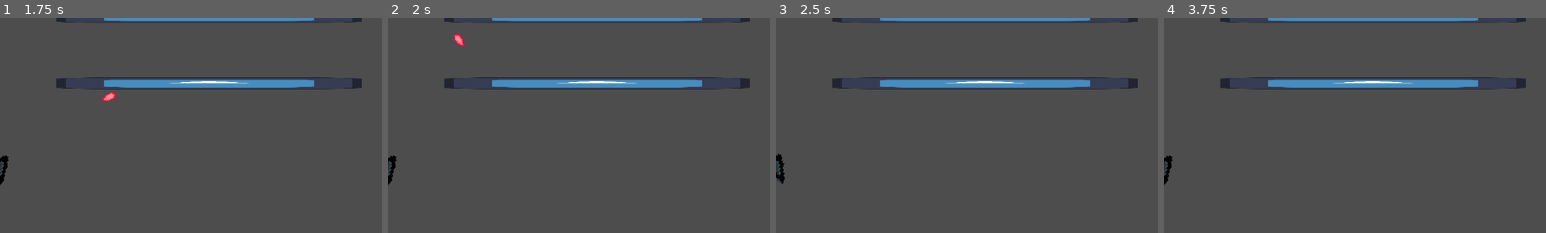
Above: before the commit, frames 1-4 (left to right).
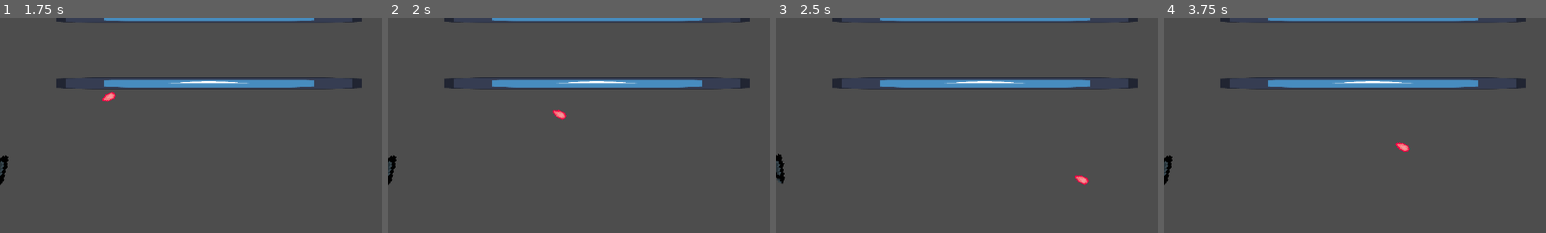
Above: after the commit, the same moments.

Repository: aenton89/deckship
Game: Godot game, scene res://scenes/system/main.tscn
Two runs of this game, one before a commit and one after it. Both use one fixed random seed, a clock stepped at 60 frames per second and the inputs below. The engine's default icon, where the game draws it, is replaced by a stand-in: a white triangle on a blue panel in a dark square.
Inputs (mouse positions are % of the whole screen's width and height, from its top left):
- Up to frame 1 (1.75 s): tap Enter at 0.5 s; right-click (50, 50) at 0.6 s; click (50, 50) at 0.8 s; tap Space at 1.25 s; move the mouse to (80, 65) at 1.27 s; click (80, 65) at 1.35 s; right-click (80, 65) at 1.55 s
- Up to frame 2 (2 s): no input
- Up to frame 3 (2.5 s): move the mouse to (20, 35) at 2.02 s; right-click (20, 35) at 2.1 s; click (20, 35) at 2.3 s
- Up to frame 4 (3.75 s): move the mouse to (55, 50) at 2.77 s; click (55, 50) at 2.85 s; right-click (55, 50) at 3.05 s; move the mouse to (35, 25) at 3.52 s; tap 1 at 3.6 s
The pictures show only the part of the screen within x 50-100%, y 16-66%; the shares and areas given below are measured in that part.

Frame 1 is identical in both runs. In frame 2, 0.2% of the frame differs, in the area x 17-47%, y 7-48%; in frame 3, 0.1%; in frame 4, 0.1%.

Commit message:
some little fixes n

Diff:
--- a/project.godot
+++ b/project.godot
@@ -28,6 +28,7 @@
 
 folder_colors={
 "res://assets/": "yellow",
+"res://resources/": "red",
 "res://scenes/": "green",
 "res://scritps/": "blue"
 }
--- /dev/null
+++ b/resources/player/default_player_stats.tres
@@ -0,0 +1,14 @@
+[gd_resource type="Resource" script_class="PlayerStats" load_steps=2 format=3 uid="uid://bbcd71wuwii2l"]
+
+[ext_resource type="Script" uid="uid://dik6mv11yekoq" path="res://resources/player/player_stats.gd" id="1_ps2q2"]
+
+[resource]
+script = ExtResource("1_ps2q2")
+crit_chance = 0.1
+crit_amount = 1.2
+bounce_amount = 6
+dmg = 10.0
+bullet_speed = 500.0
+shooting_angle = 0.785398
+rotate_speed = 5.0
+metadata/_custom_type_script = "uid://dik6mv11yekoq"
--- /dev/null
+++ b/resources/player/player_stats.gd
@@ -0,0 +1,15 @@
+extends Resource
+class_name PlayerStats
+
+
+
+@export_category("Crits")
+@export var crit_chance: float = 0.1
+@export var crit_amount: float = 1.2
+@export_category("Shooting")
+@export var bounce_amount: int = 1
+@export var dmg: float = 10.0
+@export var bullet_speed: float = 500.0
+@export_category("Ship Details")
+@export var shooting_angle: float = PI/4
+@export var rotate_speed: float = 5.0
--- a/scenes/player/bullet.tscn
+++ b/scenes/player/bullet.tscn
@@ -7,7 +7,11 @@
 size = Vector2(40, 80)
 
 [node name="Bullet" type="Area2D"]
+input_pickable = false
+linear_damp = 0.0
+angular_damp = 0.0
 script = ExtResource("1_j5eos")
+metadata/_custom_type_script = "uid://bsmir6wtcci8"
 
 [node name="Sprite" type="Sprite2D" parent="."]
 texture_filter = 1
@@ -23,5 +27,4 @@
 [node name="Life Time" type="Timer" parent="."]
 unique_name_in_owner = true
 
-[connection signal="body_entered" from="." to="." method="_on_body_entered"]
 [connection signal="timeout" from="Life Time" to="." method="_on_life_timer_timeout"]
--- a/scenes/player/player.tscn
+++ b/scenes/player/player.tscn
@@ -1,6 +1,7 @@
-[gd_scene load_steps=6 format=3 uid="uid://2bbk1qjegcs4"]
+[gd_scene load_steps=7 format=3 uid="uid://2bbk1qjegcs4"]
 
 [ext_resource type="Script" uid="uid://dvyehard432xd" path="res://scritps/player/player.gd" id="1_g2els"]
+[ext_resource type="Resource" uid="uid://bbcd71wuwii2l" path="res://resources/player/default_player_stats.tres" id="2_75vfm"]
 [ext_resource type="Texture2D" uid="uid://dlp4yjuopowty" path="res://assets/ship.png" id="2_g2els"]
 [ext_resource type="Script" uid="uid://hq1bo2dtf216" path="res://scritps/components/components.gd" id="3_lvxji"]
 [ext_resource type="Script" uid="uid://c72xg0cl1g6l2" path="res://scritps/components/hp_component.gd" id="3_qhqgy"]
@@ -9,6 +10,7 @@
 [node name="Player" type="RigidBody2D" node_paths=PackedStringArray("shooting_marker", "hp_component", "UI") groups=["destructable", "player"]]
 input_pickable = true
 script = ExtResource("1_g2els")
+stats = ExtResource("2_75vfm")
 shooting_marker = NodePath("Shooting Marker")
 hp_component = NodePath("Components/HP Component")
 UI = NodePath("User Interface")
--- a/scenes/system/main.tscn
+++ b/scenes/system/main.tscn
@@ -8,18 +8,115 @@
 [sub_resource type="RectangleShape2D" id="RectangleShape2D_628vv"]
 size = Vector2(512, 19)
 
-[node name="Main Scene" type="Node2D" node_paths=PackedStringArray("multiplayer_ui")]
+[sub_resource type="LabelSettings" id="LabelSettings_5m258"]
+font_size = 48
+
+[sub_resource type="Animation" id="Animation_628vv"]
+length = 0.001
+tracks/0/type = "value"
+tracks/0/imported = false
+tracks/0/enabled = true
+tracks/0/path = NodePath("Control:modulate:a")
+tracks/0/interp = 1
+tracks/0/loop_wrap = true
+tracks/0/keys = {
+"times": PackedFloat32Array(0),
+"transitions": PackedFloat32Array(1),
+"update": 0,
+"values": [1.0]
+}
+tracks/1/type = "value"
+tracks/1/imported = false
+tracks/1/enabled = true
+tracks/1/path = NodePath(".:visible")
+tracks/1/interp = 1
+tracks/1/loop_wrap = true
+tracks/1/keys = {
+"times": PackedFloat32Array(0),
+"transitions": PackedFloat32Array(1),
+"update": 1,
+"values": [false]
+}
+
+[sub_resource type="Animation" id="Animation_5m258"]
+resource_name = "death_screen_fade"
+length = 1.5
+tracks/0/type = "value"
+tracks/0/imported = false
+tracks/0/enabled = true
+tracks/0/path = NodePath("Control:modulate:a")
+tracks/0/interp = 1
+tracks/0/loop_wrap = true
+tracks/0/keys = {
+"times": PackedFloat32Array(0, 1.5),
+"transitions": PackedFloat32Array(1, 1.8025),
+"update": 0,
+"values": [Color(0, 0, 0, 0), 1.0]
+}
+tracks/1/type = "value"
+tracks/1/imported = false
+tracks/1/enabled = true
+tracks/1/path = NodePath(".:visible")
+tracks/1/interp = 1
+tracks/1/loop_wrap = true
+tracks/1/keys = {
+"times": PackedFloat32Array(0),
+"transitions": PackedFloat32Array(1),
+"update": 1,
+"values": [true]
+}
+
+[sub_resource type="AnimationLibrary" id="AnimationLibrary_xoti3"]
+_data = {
+&"RESET": SubResource("Animation_628vv"),
+&"death_screen_fade": SubResource("Animation_5m258")
+}
+
+[node name="Main Scene" type="Node2D" node_paths=PackedStringArray("multiplayer_ui", "death_screen", "player", "animations")]
 script = ExtResource("1_5m258")
 multiplayer_ui = NodePath("Multiplayer UI")
+death_screen = NodePath("Death Screen")
+player = NodePath("Player")
+animations = NodePath("AnimationPlayer")
 
 [node name="Player" parent="." instance=ExtResource("1_6awnf")]
 
-[node name="Rock" parent="." instance=ExtResource("2_ii55j")]
-position = Vector2(343, 175)
+[node name="Test Objects" type="Node2D" parent="."]
+position = Vector2(107, -137)
 
-[node name="Rock 2" parent="." instance=ExtResource("2_ii55j")]
-position = Vector2(410, 155)
+[node name="Rocks" type="Node2D" parent="Test Objects"]
+
+[node name="Rock" parent="Test Objects/Rocks" instance=ExtResource("2_ii55j")]
+position = Vector2(236, 312)
+
+[node name="Rock 2" parent="Test Objects/Rocks" instance=ExtResource("2_ii55j")]
+position = Vector2(303, 292)
 hp = 1000.0
+
+[node name="Others" type="Node2D" parent="Test Objects"]
+
+[node name="StaticBody2D" type="StaticBody2D" parent="Test Objects/Others"]
+position = Vector2(0, -111)
+
+[node name="Icon" type="Sprite2D" parent="Test Objects/Others/StaticBody2D"]
+position = Vector2(243, 0)
+scale = Vector2(4, 0.15)
+texture = ExtResource("4_5m258")
+
+[node name="CollisionShape2D" type="CollisionShape2D" parent="Test Objects/Others/StaticBody2D"]
+position = Vector2(243, 0)
+shape = SubResource("RectangleShape2D_628vv")
+
+[node name="StaticBody2D2" type="StaticBody2D" parent="Test Objects/Others"]
+
+[node name="Icon" type="Sprite2D" parent="Test Objects/Others/StaticBody2D2"]
+position = Vector2(243, 0)
+scale = Vector2(4, 0.15)
+texture = ExtResource("4_5m258")
+
+[node name="CollisionShape2D" type="CollisionShape2D" parent="Test Objects/Others/StaticBody2D2"]
+position = Vector2(243, 0)
+shape = SubResource("RectangleShape2D_628vv")
 
 [node name="Multiplayer UI" type="CanvasLayer" parent="."]
 visible = false
@@ -54,29 +151,48 @@
 layout_mode = 2
 text = "Join"
 
-[node name="StaticBody2D" type="StaticBody2D" parent="."]
-position = Vector2(107, -248)
+[node name="Death Screen" type="CanvasLayer" parent="."]
+visible = false
 
-[node name="Icon" type="Sprite2D" parent="StaticBody2D"]
-position = Vector2(243, 0)
-scale = Vector2(4, 0.15)
-texture = ExtResource("4_5m258")
+[node name="Control" type="Control" parent="Death Screen"]
+self_modulate = Color(1, 1, 1, 0)
+layout_mode = 3
+anchors_preset = 0
+offset_right = 40.0
+offset_bottom = 40.0
 
-[node name="CollisionShape2D" type="CollisionShape2D" parent="StaticBody2D"]
-position = Vector2(243, 0)
-shape = SubResource("RectangleShape2D_628vv")
+[node name="Black Screen" type="ColorRect" parent="Death Screen/Control"]
+custom_minimum_size = Vector2(1280, 720)
+layout_mode = 0
+offset_right = 1280.0
+offset_bottom = 720.0
+color = Color(0, 0, 0, 1)
 
-[node name="StaticBody2D2" type="StaticBody2D" parent="."]
-position = Vector2(107, -137)
+[node name="VBoxContainer" type="VBoxContainer" parent="Death Screen/Control"]
+layout_mode = 1
+anchors_preset = 8
+anchor_left = 0.5
+anchor_top = 0.5
+anchor_right = 0.5
+anchor_bottom = 0.5
+offset_left = 471.5
+offset_top = 306.5
+offset_right = 768.5
+offset_bottom = 373.5
+grow_horizontal = 2
+grow_vertical = 2
+size_flags_horizontal = 4
 
-[node name="Icon" type="Sprite2D" parent="StaticBody2D2"]
-position = Vector2(243, 0)
-scale = Vector2(4, 0.15)
-texture = ExtResource("4_5m258")
+[node name="Died" type="Label" parent="Death Screen/Control/VBoxContainer"]
+layout_mode = 2
+text = "PLAYER DIED"
+label_settings = SubResource("LabelSettings_5m258")
 
-[node name="CollisionShape2D" type="CollisionShape2D" parent="StaticBody2D2"]
-position = Vector2(243, 0)
-shape = SubResource("RectangleShape2D_628vv")
+[node name="AnimationPlayer" type="AnimationPlayer" parent="."]
+root_node = NodePath("../Death Screen")
+libraries = {
+&"": SubResource("AnimationLibrary_xoti3")
+}
 
 [connection signal="pressed" from="Multiplayer UI/Multiplayer/VBoxContainer/Host" to="." method="_on_host_pressed"]
 [connection signal="pressed" from="Multiplayer UI/Multiplayer/VBoxContainer/Join" to="." method="_on_join_pressed"]
--- a/scritps/components/hp_component.gd
+++ b/scritps/components/hp_component.gd
@@ -8,6 +8,7 @@
 #
 
 
+signal player_died
 
 @export var max_health: float = 100.0
 
@@ -20,4 +21,6 @@
 	print("health: ", health)
 
 	if health <= 0:
-		get_parent().queue_free()
+		if get_parent().get_parent() == Global.player:
+			emit_signal("player_died")
+		get_parent().get_parent().queue_free()
--- a/scritps/player/bullet.gd
+++ b/scritps/player/bullet.gd
@@ -10,6 +10,7 @@
 @export_category("Bullet Details")
 # life time of bullet
 @export var life_span: float = 3.0
+@export var raycast_margin: float = 2.0
 
 # specifies if bullet should bounce after collision
 var bounce: int = 1
@@ -29,17 +30,44 @@
 	life_timer.one_shot = true
 	life_timer.start(life_span)
 
-	bounce = Global.player.bounce_amount
-	speed = Global.player.bullet_speed
-	dmg  = Global.player.dmg
+	bounce = Global.player.stats.bounce_amount
+	speed = Global.player.stats.bullet_speed
+	dmg  = Global.player.stats.dmg
 
+# na trafienie czegokolwiek (nawet siebie) zadać obrażenia; jeśli tamto coś nie zostanie zniszczone, to odbijamy pocisk (tylko 1 odbicie, nie więcej)
 func _physics_process(delta: float) -> void:
-	position += speed * direction * delta
+	#position += speed * direction * delta
+	var motion = speed * direction * delta
+	var space_state = get_world_2d().direct_space_state
+
+	var query = PhysicsRayQueryParameters2D.create(global_position, global_position + motion.normalized() * (motion.length() + raycast_margin))
+	query.exclude = [self]  # ignorujemy pocisk
+
+	var result = space_state.intersect_ray(query)
+
+	if result:
+		var hit_body = result.collider
+		apply_dmg(hit_body)
+
+		if bounce > 0:
+			var collision_normal = result.normal
+			direction = direction.bounce(collision_normal).normalized()
+			rotation = direction.angle() + PI / 2
+			bounce -= 1
+		else:
+			queue_free()
+	else:
+		position += motion
 
 
 
-# na trafienie czegokolwiek (nawet siebie) zadać obrażenia; jeśli tamto coś nie zostanie zniszczone, to odbijamy pocisk (tylko 1 odbicie, nie więcej)
-func _on_body_entered(body: Node2D) -> void:
+# pocisk nie może istnieć w nieskończoność
+func _on_life_timer_timeout() -> void:
+	queue_free()
+
+
+
+func apply_dmg(body: Node2D) -> void:
 	crit_label = false
 	dmg_amount = dmg
 
@@ -59,8 +87,8 @@
 
 		if hp_component:
 			# apply crit
-			if randf() < Global.player.crit_chance:
-				dmg_amount = dmg * Global.player.crit_amount
+			if Global.player and randf() < Global.player.stats.crit_chance:
+				dmg_amount = dmg * Global.player.stats.crit_amount
 				crit_label = true
 
 			hp_component.damage(dmg_amount)
@@ -73,22 +101,17 @@
 				queue_free()
 				return
 
-	# jeśli 1. raz coś trafimy i trafiony obiekt przeżył
-	if bounce > 0:
-		var collision_normal = (global_position - body.global_position).normalized()
-		direction = direction.bounce(collision_normal)
-
-		rotation = direction.angle() + PI/2
-
-		bounce = bounce - 1
-	else:
-		queue_free()
-
-# pocisk nie może istnieć w nieskończoność
-func _on_life_timer_timeout() -> void:
-	queue_free()
-
-
+	### TODO: przeniesione do _physics_process()
+	## jeśli 1. raz coś trafimy i trafiony obiekt przeżył
+	#if bounce > 0:
+		#var collision_normal = (global_position - body.global_position).normalized()
+		#direction = direction.bounce(collision_normal)
+		#
+		#rotation = direction.angle() + PI/2
+		#
+		#bounce = bounce - 1
+	#else:
+		#queue_free()
 
 func add_dmg_label(body: Node2D, amount: float) -> void:
 	# label od utraty hp
--- a/scritps/player/player.gd
+++ b/scritps/player/player.gd
@@ -9,20 +9,21 @@
 
 
 
-@export_category("Ship Details")
-@export var shooting_angle: float = PI/4
-@export var rotate_speed: float = 5.0
-
+#@export_category("Ship Details")
+#@export var shooting_angle: float = PI/4
+#@export var rotate_speed: float = 5.0
+#@export_category("Player Stats")
+#@export var crit_chance: float = 0.1
+#@export var crit_amount: float = 1.2
+#@export var bounce_amount: int = 1
+#@export var dmg: float = 10.0
+#@export var bullet_speed: float = 500.0
+@export_category("Player Stats")
+@export var stats: PlayerStats
 @export_category("References")
 @export var shooting_marker: Marker2D
 @export var hp_component: HPComponent
 @export var UI: UserInterface
-@export_category("Player Stats")
-@export var crit_chance: float = 0.1
-@export var crit_amount: float = 1.2
-@export var bounce_amount: int = 1
-@export var dmg: float = 10.0
-@export var bullet_speed: float = 500.0
 @export_category("Imports")
 @export var bullet_scene: PackedScene = preload("res://scenes/player/bullet.tscn")
 
@@ -103,8 +104,8 @@
 	var bt: Bullet = bullet_scene.instantiate()
 
 	# ograniczenie kąta strzału
-	if abs(angle) > shooting_angle:
-		var bounded_angle = sign(angle) * shooting_angle
+	if abs(angle) > stats.shooting_angle:
+		var bounded_angle = sign(angle) * stats.shooting_angle
 		dir = normal.rotated(bounded_angle)
 
 	# obrót pocisku żeby pasował do strzału
@@ -118,7 +119,7 @@
 	if rotate_to_mouse:
 		var to_mouse_angle = (get_global_mouse_position() - global_position).angle()
 		var angle_diff = wrapf(to_mouse_angle - rotation + PI/2, -PI, PI)
-		var max_step = rotate_speed * delta
+		var max_step = stats.rotate_speed * delta
 
 		# clamp to max_step so it seems smooth?
 		var rotate_step = clamp(angle_diff, -max_step, max_step)
--- a/scritps/system/main.gd
+++ b/scritps/system/main.gd
@@ -6,16 +6,26 @@
 @export var player_scene: PackedScene = preload("res://scenes/player/player.tscn")
 @export_category("References")
 @export var multiplayer_ui: CanvasLayer
+@export var death_screen: CanvasLayer
+@export var player: Player
+@export var animations: AnimationPlayer
 
 #var peer: ENetMultiplayerPeer = ENetMultiplayerPeer.new()
 
 
 
 func _ready() -> void:
+	Global.main = self
 	randomize()
-	Global.main = self
+	player.hp_component.connect("player_died", Callable(self, "on_player_died"))
 
 
+
+func on_player_died() -> void:
+	animations.play("death_screen_fade")
+
+	await get_tree().create_timer(3).timeout
+	get_tree().quit()
 
 #func _on_host_pressed() -> void:
 	#print("hosting...")
Binary file added: assets/card_01.png
Not shown, added: assets/card_01.png.import
Not shown: 1 places in scenes/system/main.tscn that only renumber resources
